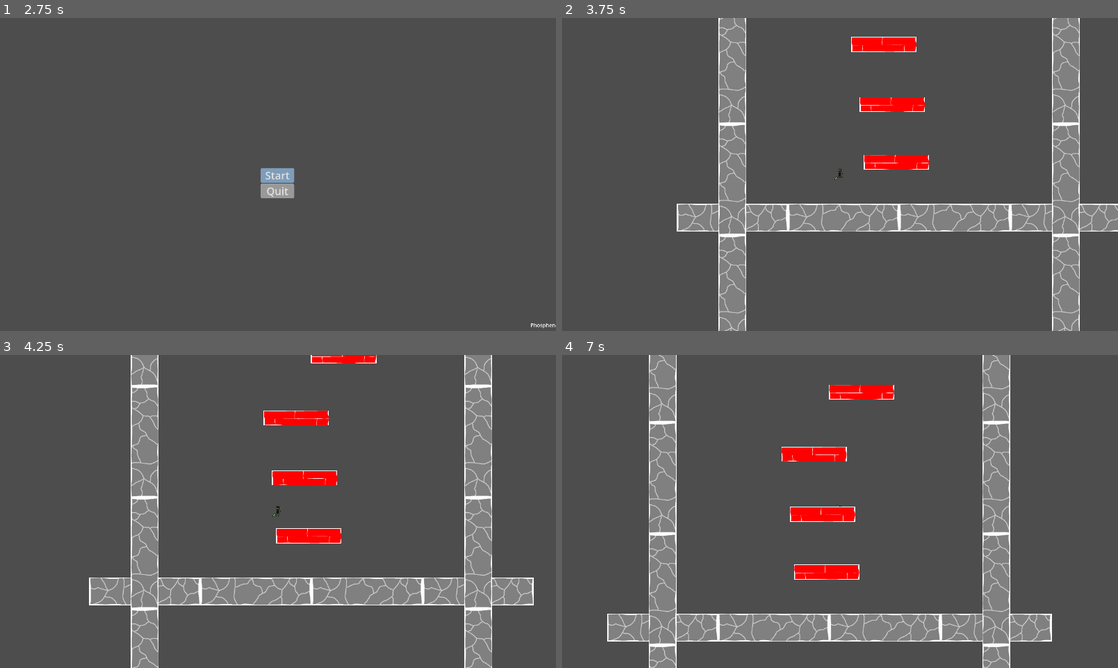
Above: before the commit, frames 1-4 (two rows, left to right).
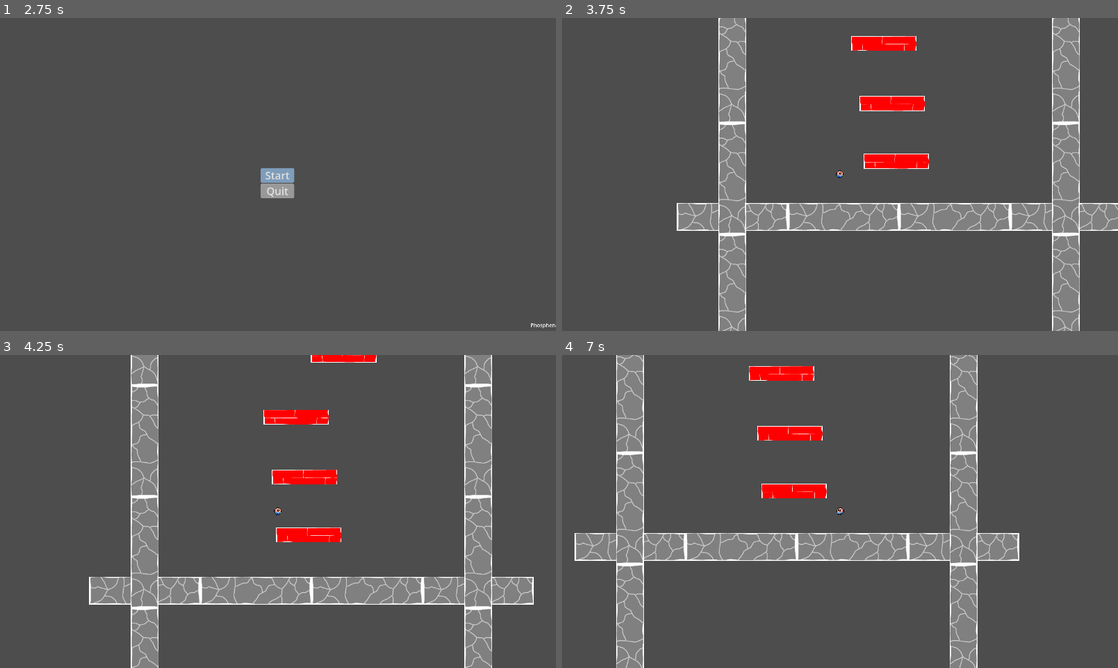
Above: after the commit, the same moments.

Repository: Phosphen/slide
Game: Godot game, scene res://Scenes/Levels/splash_screen.tscn
Same seed, same stepped clock (60 frames per second), same inputs: the game is played once before the commit and once after it.
Inputs (mouse positions are in pixels of both pictures, inside the frame that each line leads up to):
- Up to frame 1 (2.75 s): tap Enter (ui_accept) at 0.5, 1.25, 2 s; move the mouse to (400, 158) at 0.52 s; hold Right (move_right) 0.53-2.03 s; tap Up (jump) at 0.6, 0.77, 1.07, 1.35, 1.52, 1.82, 2.1 s; move the mouse to (166, 190) at 1.27 s; move the mouse to (333, 105) at 2.02 s; hold Left (move_left) from 2.03 s (still down)
- Up to frame 2 (3.75 s): release Left (move_left) at 2.75 s; click "Start" at 2.75 s; move the mouse to (812, 237) at 3.52 s; hold Right (move_right) from 3.53 s (still down); tap Up (jump) at 3.6 s
- Up to frame 3 (4.25 s): keep holding Right (move_right); tap Up (jump) at 3.77, 4.07 s
- Up to frame 4 (7 s): move the mouse to (1006, 558) at 4.27 s; tap Up (jump) at 4.35, 4.52, 4.82, 5.1, 5.27, 5.57, 5.85, 6.6, 6.77 s; move the mouse to (673, 464) at 5.02 s; release Right (move_right) at 5.03 s; hold Left (move_left) 5.03-5.78 s; move the mouse to (867, 511) at 5.77 s; hold Right (move_right) 5.78-6.53 s; move the mouse to (756, 433) at 6.52 s; hold Left (move_left) from 6.53 s (still down)

Frame 1 is identical in both runs. In frame 2, 3.4% of the frame differs, in the area x 20-100%, y 0-100%; in frame 3, 3.5%; in frame 4, 33%, in the area x 2-89%, y 0-100%.

Commit message:
adjust player script and animation

Diff:
--- a/Player/player.gd
+++ b/Player/player.gd
@@ -12,9 +12,6 @@
 @onready var animator : AnimatedSprite2D = $AnimatedSprite2D
 @onready var guns_animator : AnimationPlayer = $ShootingAnimationPlayer
 @onready var hit_animator : AnimationPlayer = $HitAnimationPlayer
-@onready var hand : Node2D = $Hand
-@onready var pistol : Sprite2D = $Hand/Pivot/Pistol
-@onready var pistol_bullet_marker : Marker2D = $Hand/Pivot/Pistol/PistolBulletMarker
 
 @export var camera : Camera2D
 
@@ -82,28 +79,16 @@
 	camera.small_shake()
 
 func animate(input_vector):
-	var mouse_position : Vector2 = (get_global_mouse_position() - global_position).normalized()
-	if mouse_position.x > 0 and animator.flip_h:
-		animator.flip_h = false
-	elif mouse_position.x < 0 and not animator.flip_h:
-		animator.flip_h = true
-
-	hand.rotation = mouse_position.angle()
-	if hand.scale.y == 1 and mouse_position.x < 0:
-		hand.scale.y = -1
-	elif hand.scale.y == -1 and mouse_position.x > 0:
-		hand.scale.y = 1
+	if input_vector != 0:
+		animator.flip_h = input_vector < 0
 
 	if is_on_floor():
 		if input_vector != 0:
-			animator.play("Run")
+			animator.play("run")
 		else:
-			animator.play("Idle")
+			animator.play("idle")
 	else:
-		if velocity.y > 0:
-				animator.play("Fall")
-		else:
-				animator.play("Jump")
+		animator.play("jump")
 
 func _on_hurtbox_area_entered(_area):
 	hit_animator.play("Hit")
--- a/Player/player.tscn
+++ b/Player/player.tscn
@@ -1,150 +1,104 @@
-[gd_scene load_steps=28 format=3 uid="uid://dvjodc5t5wxm1"]
+[gd_scene load_steps=26 format=3 uid="uid://dvjodc5t5wxm1"]
 
 [ext_resource type="Script" path="res://Player/player.gd" id="1_dpnq5"]
-[ext_resource type="Texture2D" uid="uid://dqcgccxaexqbs" path="res://Player/Player.png" id="2_5qatb"]
 [ext_resource type="Resource" uid="uid://bvast80iosmev" path="res://Player/Player Movement Data.tres" id="2_spjjl"]
 [ext_resource type="Resource" uid="uid://c0qawwsbk0ym4" path="res://Player/Player Stats.tres" id="3_oteuq"]
 [ext_resource type="Shader" path="res://Player/Hit Flash.gdshader" id="4_c6p70"]
+[ext_resource type="Texture2D" uid="uid://bwxcui4levkol" path="res://Assets/candee.png" id="5_lax0g"]
 [ext_resource type="PackedScene" uid="uid://bfmjbl00kj2vc" path="res://Player/hurtbox.tscn" id="6_e3hcv"]
 
 [sub_resource type="ShaderMaterial" id="ShaderMaterial_nbr8w"]
 shader = ExtResource("4_c6p70")
 shader_parameter/active = false
 
-[sub_resource type="AtlasTexture" id="AtlasTexture_cbpyb"]
-atlas = ExtResource("2_5qatb")
-region = Rect2(96, 48, 48, 48)
-
-[sub_resource type="AtlasTexture" id="AtlasTexture_7xxga"]
-atlas = ExtResource("2_5qatb")
-region = Rect2(0, 0, 48, 48)
-
-[sub_resource type="AtlasTexture" id="AtlasTexture_8ov8p"]
-atlas = ExtResource("2_5qatb")
-region = Rect2(48, 0, 48, 48)
-
-[sub_resource type="AtlasTexture" id="AtlasTexture_l8v5i"]
-atlas = ExtResource("2_5qatb")
-region = Rect2(96, 0, 48, 48)
-
-[sub_resource type="AtlasTexture" id="AtlasTexture_o5aqw"]
-atlas = ExtResource("2_5qatb")
-region = Rect2(48, 48, 48, 48)
-
-[sub_resource type="AtlasTexture" id="AtlasTexture_8arge"]
-atlas = ExtResource("2_5qatb")
-region = Rect2(144, 0, 48, 48)
-
-[sub_resource type="AtlasTexture" id="AtlasTexture_6vrm8"]
-atlas = ExtResource("2_5qatb")
-region = Rect2(0, 0, 48, 48)
-
-[sub_resource type="AtlasTexture" id="AtlasTexture_86cm7"]
-atlas = ExtResource("2_5qatb")
-region = Rect2(0, 48, 48, 48)
-
-[sub_resource type="SpriteFrames" id="SpriteFrames_bx4yl"]
+[sub_resource type="AtlasTexture" id="AtlasTexture_5wu7r"]
+atlas = ExtResource("5_lax0g")
+region = Rect2(0, 0, 20, 20)
+
+[sub_resource type="AtlasTexture" id="AtlasTexture_rgqyb"]
+atlas = ExtResource("5_lax0g")
+region = Rect2(20, 0, 20, 20)
+
+[sub_resource type="AtlasTexture" id="AtlasTexture_741rs"]
+atlas = ExtResource("5_lax0g")
+region = Rect2(0, 40, 20, 20)
+
+[sub_resource type="AtlasTexture" id="AtlasTexture_icwy3"]
+atlas = ExtResource("5_lax0g")
+region = Rect2(0, 20, 20, 20)
+
+[sub_resource type="AtlasTexture" id="AtlasTexture_d86tg"]
+atlas = ExtResource("5_lax0g")
+region = Rect2(20, 20, 20, 20)
+
+[sub_resource type="AtlasTexture" id="AtlasTexture_uaoy7"]
+atlas = ExtResource("5_lax0g")
+region = Rect2(40, 20, 20, 20)
+
+[sub_resource type="AtlasTexture" id="AtlasTexture_3qbb4"]
+atlas = ExtResource("5_lax0g")
+region = Rect2(60, 20, 20, 20)
+
+[sub_resource type="SpriteFrames" id="SpriteFrames_sfxao"]
 animations = [{
 "frames": [{
 "duration": 1.0,
-"texture": SubResource("AtlasTexture_cbpyb")
+"texture": SubResource("AtlasTexture_5wu7r")
+}, {
+"duration": 1.0,
+"texture": SubResource("AtlasTexture_rgqyb")
 }],
 "loop": true,
-"name": &"Fall",
-"speed": 10.0
+"name": &"idle",
+"speed": 5.0
 }, {
 "frames": [{
 "duration": 1.0,
-"texture": SubResource("AtlasTexture_7xxga")
-}, {
-"duration": 1.0,
-"texture": SubResource("AtlasTexture_8ov8p")
-}, {
-"duration": 1.0,
-"texture": SubResource("AtlasTexture_l8v5i")
-}, {
-"duration": 1.0,
-"texture": SubResource("AtlasTexture_8ov8p")
+"texture": SubResource("AtlasTexture_741rs")
 }],
 "loop": true,
-"name": &"Idle",
-"speed": 10.0
+"name": &"jump",
+"speed": 5.0
 }, {
 "frames": [{
 "duration": 1.0,
-"texture": SubResource("AtlasTexture_o5aqw")
+"texture": SubResource("AtlasTexture_icwy3")
+}, {
+"duration": 1.0,
+"texture": SubResource("AtlasTexture_d86tg")
+}, {
+"duration": 1.0,
+"texture": SubResource("AtlasTexture_uaoy7")
+}, {
+"duration": 1.0,
+"texture": SubResource("AtlasTexture_3qbb4")
 }],
 "loop": true,
-"name": &"Jump",
-"speed": 10.0
-}, {
-"frames": [{
-"duration": 1.0,
-"texture": SubResource("AtlasTexture_8arge")
-}, {
-"duration": 1.0,
-"texture": SubResource("AtlasTexture_6vrm8")
-}, {
-"duration": 1.0,
-"texture": SubResource("AtlasTexture_86cm7")
-}, {
-"duration": 1.0,
-"texture": SubResource("AtlasTexture_6vrm8")
-}],
-"loop": true,
-"name": &"Run",
-"speed": 10.0
+"name": &"run",
+"speed": 5.0
 }]
 
 [sub_resource type="CapsuleShape2D" id="CapsuleShape2D_k161k"]
-radius = 3.0
-height = 24.0
-
-[sub_resource type="ShaderMaterial" id="ShaderMaterial_dbnn4"]
-shader = ExtResource("4_c6p70")
-shader_parameter/active = false
+radius = 7.0
+height = 20.0
 
 [sub_resource type="RectangleShape2D" id="RectangleShape2D_gpe5m"]
-size = Vector2(6, 24)
+size = Vector2(16, 17)
 
 [sub_resource type="Animation" id="Animation_mlu16"]
 length = 1.1
-tracks/0/type = "value"
-tracks/0/imported = false
-tracks/0/enabled = true
-tracks/0/path = NodePath("Hand/Pivot/Pistol:position")
-tracks/0/interp = 1
-tracks/0/loop_wrap = true
-tracks/0/keys = {
-"times": PackedFloat32Array(0),
-"transitions": PackedFloat32Array(1),
-"update": 0,
-"values": [Vector2(10, -4)]
-}
 
 [sub_resource type="Animation" id="Animation_creca"]
 resource_name = "Shoot"
 length = 0.2
 step = 0.05
-tracks/0/type = "value"
-tracks/0/imported = false
-tracks/0/enabled = true
-tracks/0/path = NodePath("Hand/Pivot/Pistol:position")
-tracks/0/interp = 2
-tracks/0/loop_wrap = true
-tracks/0/keys = {
-"times": PackedFloat32Array(0, 0.1, 0.2),
-"transitions": PackedFloat32Array(1, 1, 1),
-"update": 0,
-"values": [Vector2(10, -4), Vector2(4, -4), Vector2(10, -4)]
-}
-tracks/1/type = "method"
-tracks/1/imported = false
-tracks/1/enabled = true
-tracks/1/path = NodePath(".")
-tracks/1/interp = 1
-tracks/1/loop_wrap = true
-tracks/1/keys = {
+tracks/0/type = "method"
+tracks/0/imported = false
+tracks/0/enabled = true
+tracks/0/path = NodePath(".")
+tracks/0/interp = 1
+tracks/0/loop_wrap = true
+tracks/0/keys = {
 "times": PackedFloat32Array(0),
 "transitions": PackedFloat32Array(1),
 "values": [{
@@ -152,13 +106,13 @@
 "method": &"shoot"
 }]
 }
-tracks/2/type = "method"
-tracks/2/imported = false
-tracks/2/enabled = true
-tracks/2/path = NodePath(".")
-tracks/2/interp = 1
-tracks/2/loop_wrap = true
-tracks/2/keys = {
+tracks/1/type = "method"
+tracks/1/imported = false
+tracks/1/enabled = true
+tracks/1/path = NodePath(".")
+tracks/1/interp = 1
+tracks/1/loop_wrap = true
+tracks/1/keys = {
 "times": PackedFloat32Array(0),
 "transitions": PackedFloat32Array(1),
 "values": [{
@@ -170,18 +124,6 @@
 [sub_resource type="Animation" id="Animation_8vmw1"]
 resource_name = "normal"
 length = 0.1
-tracks/0/type = "value"
-tracks/0/imported = false
-tracks/0/enabled = true
-tracks/0/path = NodePath("Hand/Pivot/Pistol:position")
-tracks/0/interp = 1
-tracks/0/loop_wrap = true
-tracks/0/keys = {
-"times": PackedFloat32Array(0),
-"transitions": PackedFloat32Array(1),
-"update": 0,
-"values": [Vector2(10, -4)]
-}
 
 [sub_resource type="AnimationLibrary" id="AnimationLibrary_x67tq"]
 _data = {
@@ -208,22 +150,10 @@
 tracks/1/type = "value"
 tracks/1/imported = false
 tracks/1/enabled = true
-tracks/1/path = NodePath("Hand/Pivot/Pistol:material:shader_parameter/active")
-tracks/1/interp = 1
-tracks/1/loop_wrap = true
-tracks/1/keys = {
-"times": PackedFloat32Array(0, 0.1, 0.2, 0.3, 0.4, 0.5, 0.6, 0.7, 0.8, 0.9, 1, 1.1),
-"transitions": PackedFloat32Array(1, 1, 1, 1, 1, 1, 1, 1, 1, 1, 1, 1),
-"update": 1,
-"values": [true, false, true, false, true, false, true, false, true, false, true, false]
-}
-tracks/2/type = "value"
-tracks/2/imported = false
-tracks/2/enabled = true
-tracks/2/path = NodePath("Hurtbox:monitoring")
-tracks/2/interp = 1
-tracks/2/loop_wrap = true
-tracks/2/keys = {
+tracks/1/path = NodePath("Hurtbox:monitoring")
+tracks/1/interp = 1
+tracks/1/loop_wrap = true
+tracks/1/keys = {
 "times": PackedFloat32Array(0, 1.1),
 "transitions": PackedFloat32Array(1, 1),
 "update": 1,
@@ -248,22 +178,10 @@
 tracks/1/type = "value"
 tracks/1/imported = false
 tracks/1/enabled = true
-tracks/1/path = NodePath("Hand/Pivot/Pistol:material:shader_parameter/active")
-tracks/1/interp = 1
-tracks/1/loop_wrap = true
-tracks/1/keys = {
-"times": PackedFloat32Array(0),
-"transitions": PackedFloat32Array(1),
-"update": 1,
-"values": [false]
-}
-tracks/2/type = "value"
-tracks/2/imported = false
-tracks/2/enabled = true
-tracks/2/path = NodePath("Hurtbox:monitoring")
-tracks/2/interp = 1
-tracks/2/loop_wrap = true
-tracks/2/keys = {
+tracks/1/path = NodePath("Hurtbox:monitoring")
+tracks/1/interp = 1
+tracks/1/loop_wrap = true
+tracks/1/keys = {
 "times": PackedFloat32Array(0),
 "transitions": PackedFloat32Array(1),
 "update": 1,
@@ -287,22 +205,10 @@
 tracks/1/type = "value"
 tracks/1/imported = false
 tracks/1/enabled = true
-tracks/1/path = NodePath("Hand/Pivot/Pistol:material:shader_parameter/active")
-tracks/1/interp = 1
-tracks/1/loop_wrap = true
-tracks/1/keys = {
-"times": PackedFloat32Array(0),
-"transitions": PackedFloat32Array(1),
-"update": 1,
-"values": [false]
-}
-tracks/2/type = "value"
-tracks/2/imported = false
-tracks/2/enabled = true
-tracks/2/path = NodePath("Hurtbox:monitoring")
-tracks/2/interp = 1
-tracks/2/loop_wrap = true
-tracks/2/keys = {
+tracks/1/path = NodePath("Hurtbox:monitoring")
+tracks/1/interp = 1
+tracks/1/loop_wrap = true
+tracks/1/keys = {
 "times": PackedFloat32Array(0),
 "transitions": PackedFloat32Array(1),
 "update": 1,
@@ -324,38 +230,21 @@
 stats = ExtResource("3_oteuq")
 
 [node name="AnimatedSprite2D" type="AnimatedSprite2D" parent="."]
+texture_filter = 1
 material = SubResource("ShaderMaterial_nbr8w")
-sprite_frames = SubResource("SpriteFrames_bx4yl")
-animation = &"Idle"
-autoplay = "Idle"
-frame = 2
-frame_progress = 0.402772
+sprite_frames = SubResource("SpriteFrames_sfxao")
+animation = &"run"
 
 [node name="CollisionShape2D" type="CollisionShape2D" parent="."]
 visible = false
 shape = SubResource("CapsuleShape2D_k161k")
 
-[node name="Hand" type="Node2D" parent="."]
-
-[node name="Pivot" type="Node2D" parent="Hand"]
-
-[node name="Pistol" type="Sprite2D" parent="Hand/Pivot"]
-material = SubResource("ShaderMaterial_dbnn4")
-position = Vector2(10, -4)
-texture = ExtResource("2_5qatb")
-region_enabled = true
-region_rect = Rect2(160, 64, 16, 16)
-
-[node name="PistolBulletMarker" type="Marker2D" parent="Hand/Pivot/Pistol"]
-visible = false
-position = Vector2(6, -2)
-gizmo_extents = 2.0
-
 [node name="Hurtbox" parent="." instance=ExtResource("6_e3hcv")]
 monitoring = false
 
 [node name="CollisionShape2D" parent="Hurtbox" index="0"]
 visible = false
+position = Vector2(-1, 0.5)
 shape = SubResource("RectangleShape2D_gpe5m")
 
 [node name="ShootingAnimationPlayer" type="AnimationPlayer" parent="."]
Not shown, changed: Assets/candee.png.import
Binary file removed: Player/Player.png
